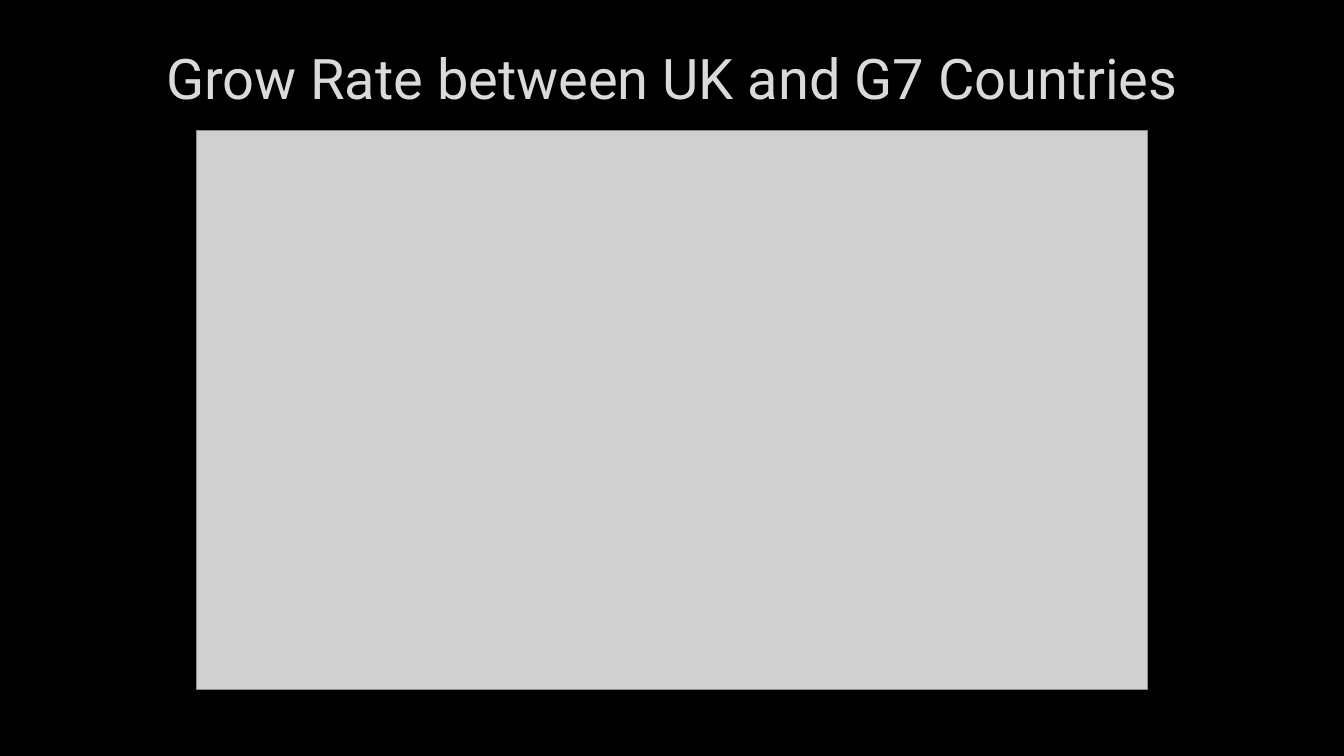
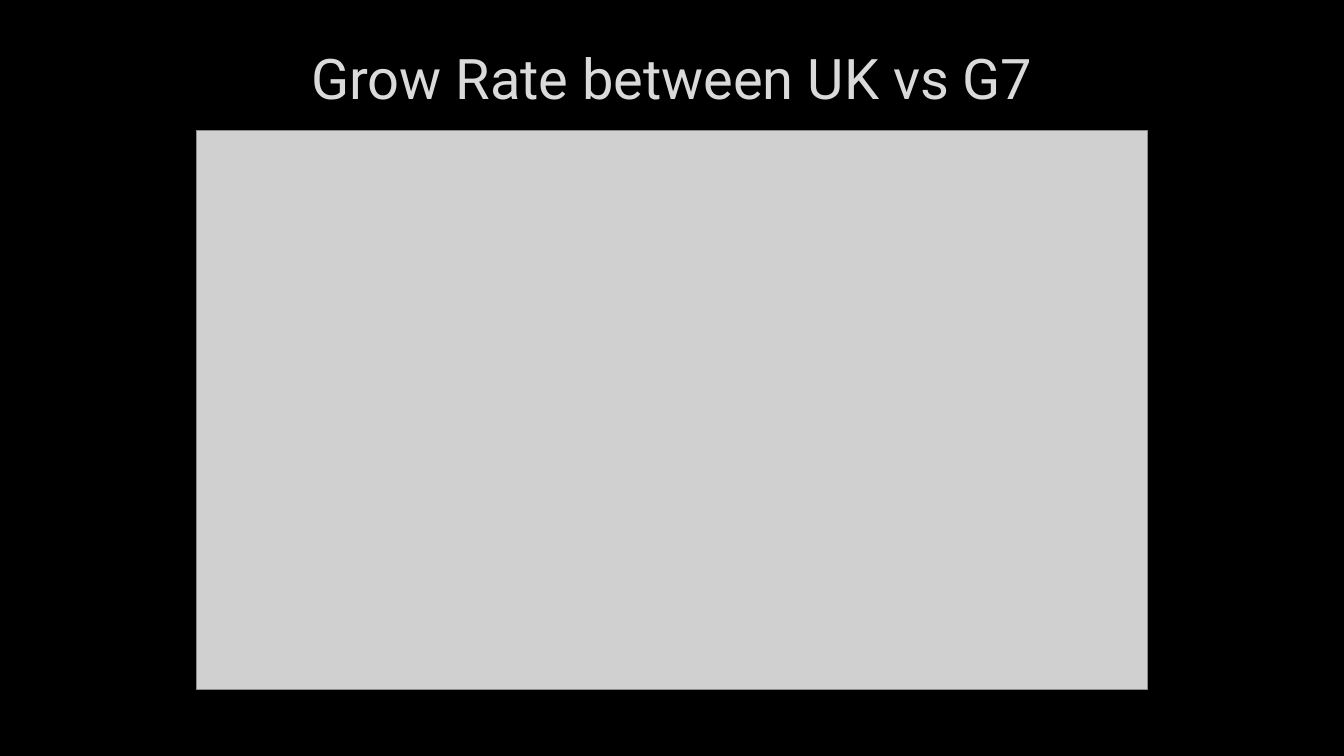
Before and after one commit to kanghinlee/Data-Projects, a slide deck: slide 5 of deloitte_productivity_project/presentation/New Microsoft PowerPoint Presentation.pptx. Drawn at 1344x756 pixels with LibreOffice and Linux fonts; fonts in the diff are those of the drawing; grey boxes stand for pictures; background and template pictures are left out. Boxes give left, top, right and bottom in pixels: in the first picture for what was removed or moved away, otherwise in the second. Text is boxed around its words. In the diff, an @@ line names an element or a change of style, - is before the commit and + after.

```diff
--- a/deloitte_productivity_project/presentation/New Microsoft PowerPoint Presentation.pptx
+++ b/deloitte_productivity_project/presentation/New Microsoft PowerPoint Presentation.pptx
@@ title at [311, 57, 1033, 100]: text changed @@
-Grow Rate between UK and G7 Countries
+Grow Rate between UK vs G7
```
Also in this commit, not shown: 7 other slides changed, 1 other file.
